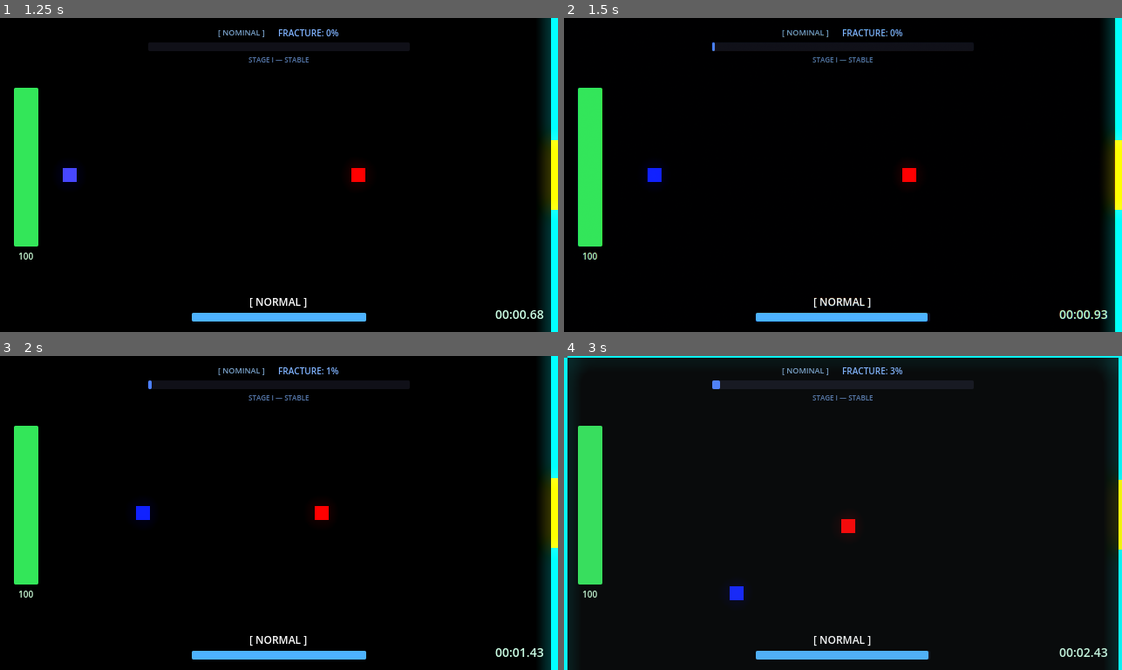
Above: before the commit, frames 1-4 (two rows, left to right).
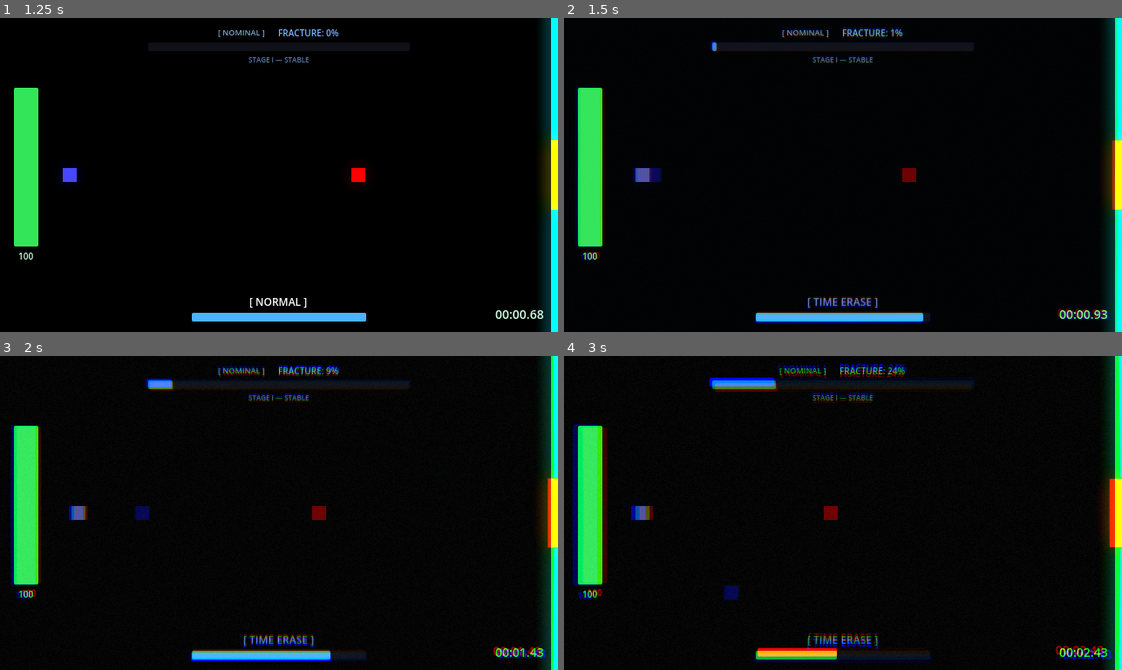
Above: after the commit, the same moments.

Repository: scarf-y/Polychron
Game: Godot game, scene res://scenes/ui/main_menu.tscn
The game is run twice, just before and just after one commit, with the same random seed, the same clock (stepped at 60 frames per second) and the same inputs.
Inputs (mouse positions are in pixels of both pictures, inside the frame that each line leads up to):
- Up to frame 1 (1.25 s): click "INITIALIZE POLYCHRON" at 0.5 s
- Up to frame 2 (1.5 s): tap Enter at 1.25 s; move the mouse to (965, 159) at 1.27 s; hold D (move_right) from 1.28 s (still down); tap E (time_erase) at 1.35 s
- Up to frame 3 (2 s): keep holding D (move_right); tap Shift (time_slow) at 1.55 s
- Up to frame 4 (3 s): move the mouse to (731, 528) at 2.02 s; release D (move_right) at 2.03 s; hold S (move_down) 2.03-2.78 s; tap Shift (time_slow) at 2.1 s; tap Space (time_stop) at 2.3, 2.85 s; move the mouse to (898, 443) at 2.77 s; hold D (move_right) from 2.78 s (still down); hold Enter from 2.78 s (still down)

Frame 1 is identical in both runs. In frame 2, 3.4% of the frame differs, in the area x 2-100%, y 0-100%; in frame 3, 4.7%; in frame 4, 9.2%, in the area x 0-100%, y 0-100%.

Commit message:
fix: audio crackling debounce and best time UI layout

Diff:
--- a/scripts/main_menu.gd
+++ b/scripts/main_menu.gd
@@ -37,13 +37,20 @@
 	if TimeManager.best_game_time > 0.0:
 		var best_time_label := Label.new()
 		best_time_label.text = "FASTEST CLEAR: " + _format_time(TimeManager.best_game_time)
-		best_time_label.add_theme_font_size_override("font_size", 10)
+		best_time_label.add_theme_font_size_override("font_size", 11)
 		best_time_label.add_theme_color_override("font_color", Color(1.0, 0.8, 0.2))
 		best_time_label.horizontal_alignment = HORIZONTAL_ALIGNMENT_CENTER
-		best_time_label.set_anchors_preset(Control.PRESET_CENTER_BOTTOM)
-		best_time_label.grow_horizontal = Control.GROW_DIRECTION_BOTH
-		best_time_label.offset_bottom = -16.0
-		add_child(best_time_label)
+
+		# Add to the top of the button container
+		var vbox = get_node("VBoxContainer")
+		if vbox:
+			vbox.add_child(best_time_label)
+			vbox.move_child(best_time_label, 0)
+			# Add a small spacer below it
+			var spacer := Control.new()
+			spacer.custom_minimum_size = Vector2(0, 10)
+			vbox.add_child(spacer)
+			vbox.move_child(spacer, 1)
 
 	# Ensure time is normal when returning to menu
 	Engine.time_scale = 1.0
--- a/scripts/player.gd
+++ b/scripts/player.gd
@@ -36,6 +36,7 @@
 # --- Time Ability State ---
 var _active_ability: TimeManager.TimeState = TimeManager.TimeState.NORMAL
 var _erase_decoy: Node2D = null
+var _ability_cooldown_timer: float = 0.0
 
 # --- I-Frames ---
 var _invincibility_timer: float = 0.0
@@ -73,14 +74,14 @@
 		return
 
 	if _invincibility_timer > 0.0:
-		_invincibility_timer -= delta
-		if _invincibility_timer <= 0.0:
-			_update_modulate()
+		_invincibility_timer = maxf(_invincibility_timer - delta, 0.0)
+	_ability_cooldown_timer = maxf(_ability_cooldown_timer - delta, 0.0)
+
+	if _invincibility_timer > 0.0:
+		if fmod(_invincibility_timer * 15.0, 1.0) > 0.5:
+			modulate.a = 0.2
 		else:
-			if fmod(_invincibility_timer * 15.0, 1.0) > 0.5:
-				modulate.a = 0.2
-			else:
-				modulate.a = 0.8
+			modulate.a = 0.8
 
 	_handle_time_abilities()
 	_handle_shooting()
@@ -269,8 +270,12 @@
 # TIME ABILITIES
 # =========================
 func _handle_time_abilities() -> void:
+	if _ability_cooldown_timer > 0.0:
+		return
+
 	# TIME STOP — Hold Space
 	if Input.is_action_just_pressed("time_stop") and TimeManager.can_use_ability() and _active_ability == TimeManager.TimeState.NORMAL:
+		_ability_cooldown_timer = 0.2
 		_active_ability = TimeManager.TimeState.STOPPED
 		TimeManager.change_time_state(TimeManager.TimeState.STOPPED)
 		GameJuice.time_stop_impact()
@@ -283,6 +288,7 @@
 
 	# TIME SLOW — Hold Shift
 	if Input.is_action_just_pressed("time_slow") and TimeManager.can_use_ability() and _active_ability == TimeManager.TimeState.NORMAL:
+		_ability_cooldown_timer = 0.2
 		_active_ability = TimeManager.TimeState.SLOWED
 		TimeManager.change_time_state(TimeManager.TimeState.SLOWED)
 		GameJuice.play_sfx("res://assets/audio/timeSlow.wav", 0.0, 1.0, "TimeAbility")
@@ -293,6 +299,7 @@
 
 	# TIME ERASE — Hold E
 	if Input.is_action_just_pressed("time_erase") and TimeManager.can_use_ability() and _active_ability == TimeManager.TimeState.NORMAL:
+		_ability_cooldown_timer = 0.2
 		_active_ability = TimeManager.TimeState.ERASED
 		TimeManager.change_time_state(TimeManager.TimeState.ERASED)
 		GameJuice.play_sfx("res://assets/audio/timeErase.wav", 0.0, 1.0, "TimeAbility")
